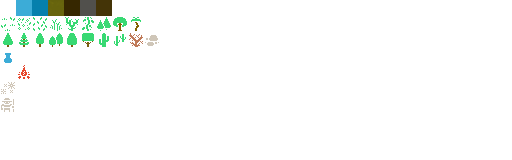
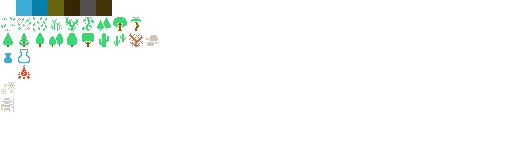
Layers edited between the first and the second (512, 160) image:
painted on "Arrière-plan" over <box>18,49,30,63</box>
